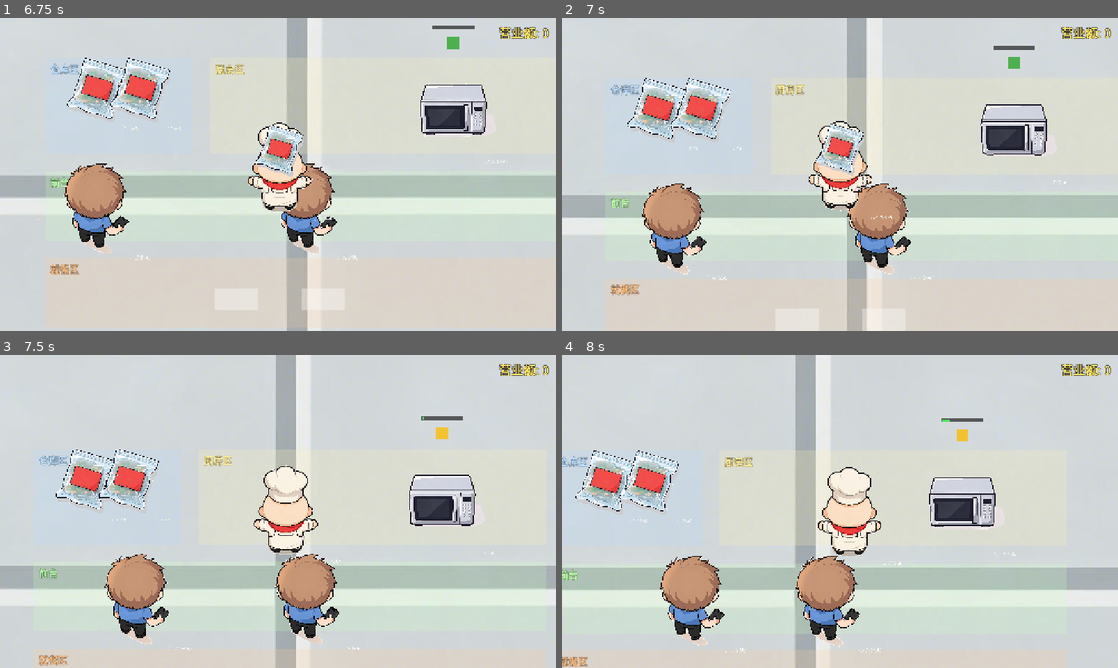
Above: before the commit, frames 1-4 (two rows, left to right).
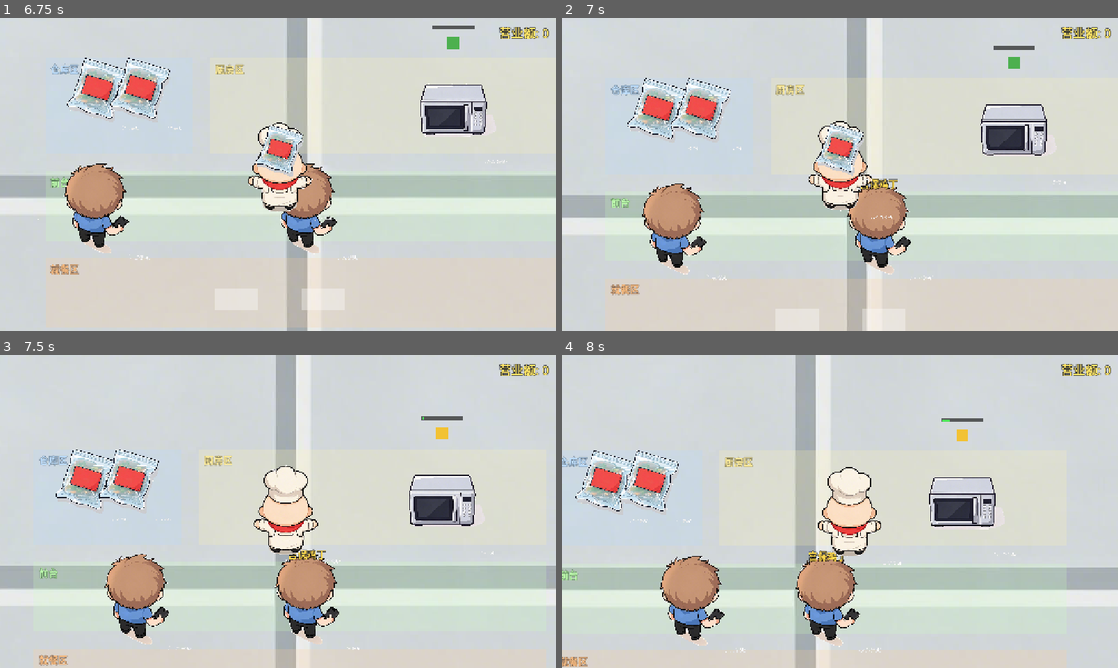
Above: after the commit, the same moments.

Repository: 408Survivor/order_rush
Game: Godot game, scene res://scenes/MainScene.tscn
The game is run twice, just before and just after one commit, with the same random seed, the same clock (stepped at 60 frames per second) and the same inputs.
Inputs:
- Up to frame 1 (6.75 s): tap Enter at 0.5 s; hold D (move_right) 0.53-1.28 s; hold Space (interact) 0.53-1.28 s; hold S (move_down) 1.28-2.03 s; tap Space (interact) every 1.5 s from 1.35 to 5.85 s; hold D (move_right) 2.03-2.78 s; hold Space (interact) 2.03-2.78 s; hold W (move_up) 2.78-3.53 s; hold Space (interact) 3.53-4.28 s; hold A (move_left) 3.53-5.03 s; hold S (move_down) 5.03-5.78 s; hold Space (interact) 5.03-5.78 s; hold D (move_right) 5.78-6.53 s; hold W (move_up) from 6.53 s (still down); hold Space (interact) from 6.53 s (still down)
- Up to frame 2 (7 s): keep holding W (move_up); keep holding Space (interact)
- Up to frame 3 (7.5 s): release W (move_up) at 7.28 s; release Space (interact) at 7.28 s; hold D (move_right) from 7.28 s (still down); tap Space (interact) at 7.35 s
- Up to frame 4 (8 s): keep holding D (move_right)

Frame 1 is identical in both runs. In frame 2, 0.1% of the frame differs, in the area x 53-61%, y 51-55%; in frame 3, 0.1%; in frame 4, 0.2%, in the area x 44-51%, y 62-66%.

Commit message:
fix: 交付提示可见性——队首订单标记 + 提示增强 (#16)
- 队首顾客头顶显示订单标记（宫保鸡丁），玩家一眼识别服务对象
- 提示增强：手持成品菜面对任何顾客均有提示（可收→[E] 交付；不可收→[E] 交付（先服务队首））；手持料理包→提示需先加热
- 冒烟测试 40/40 PASS

Diff:
--- a/scenes/entities/Customer.tscn
+++ b/scenes/entities/Customer.tscn
@@ -17,3 +17,16 @@
 
 [node name="CollisionShape2D" type="CollisionShape2D" parent="."]
 shape = SubResource("CircleShape2D_customer")
+
+[node name="OrderLabel" type="Label" parent="."]
+offset_left = -80.0
+offset_top = -115.0
+offset_right = 80.0
+offset_bottom = -75.0
+theme_override_colors/font_color = Color(1, 0.85, 0.3, 1)
+theme_override_colors/font_outline_color = Color(0, 0, 0, 0.8)
+theme_override_constants/outline_size = 6
+theme_override_font_sizes/font_size = 22
+text = "宫保鸡丁"
+horizontal_alignment = 1
+visible = false
--- a/scripts/entities/customer.gd
+++ b/scripts/entities/customer.gd
@@ -30,6 +30,7 @@
 
 # ==================== 节点引用 ====================
 @onready var sprite: Sprite2D = $Sprite2D
+@onready var order_label: Label = $OrderLabel
 
 # ==================== 状态变量 ====================
 var state := CustomerState.WALKING
@@ -92,11 +93,20 @@
 ## 接收成品菜：物品销毁，状态置 SERVED，发出 served 信号（管理器结算）
 func receive_dish(dish: Node2D) -> void:
 	state = CustomerState.SERVED
+	clear_order_label()
 	if dish.get_parent() != null:
 		dish.get_parent().remove_child(dish)
 	dish.queue_free()
 	print_rich("[color=green]Customer received dish (order #%d)[/color]" % order_id)
 	served.emit(dish)
+
+## 显示订单标记（队首头顶，供玩家识别服务对象）
+func set_order_label(text: String) -> void:
+	order_label.text = text
+	order_label.visible = true
+
+func clear_order_label() -> void:
+	order_label.visible = false
 
 ## 走向出口并离店（收菜后由管理器调用）
 func leave(exit_pos: Vector2) -> void:
--- a/scripts/entities/player_character.gd
+++ b/scripts/entities/player_character.gd
@@ -209,11 +209,17 @@
 
 	var text := ""
 	if held_item != null:
-		# 手持物品：设备可接受 → 放入；顾客可收 → 交付
+		# 手持物品：设备可接受 → 放入；顾客 → 交付（区分可收/不可收与物品类型）
 		if target.is_in_group("appliance") and target.can_accept_item(held_item):
 			text = "[E] 放入%s" % _friendly_name(target)
-		elif target.is_in_group("customer") and target.can_accept_dish(held_item):
-			text = "[E] 交付%s" % _friendly_name(target)
+		elif target.is_in_group("customer"):
+			if held_item.is_in_group("dish"):
+				if target.can_accept_dish(held_item):
+					text = "[E] 交付%s" % _friendly_name(target)
+				else:
+					text = "[E] 交付（先服务队首）"
+			else:
+				text = "料理包需先加热"
 	else:
 		# 空手：可拾取 → 提示拾取；设备加热完成 → 提示取出
 		if target.is_in_group("pickable"):
--- a/scripts/systems/customer_manager.gd
+++ b/scripts/systems/customer_manager.gd
@@ -94,6 +94,7 @@
 	var order_id := GameStateManager.create_order(front.get_instance_id(), "kungpao")
 	if order_id != -1:
 		front.order_id = order_id
+		front.set_order_label("宫保鸡丁")
 
 ## 队首顾客（当前服务对象），空队返回 null
 func get_front_customer() -> Node2D:
